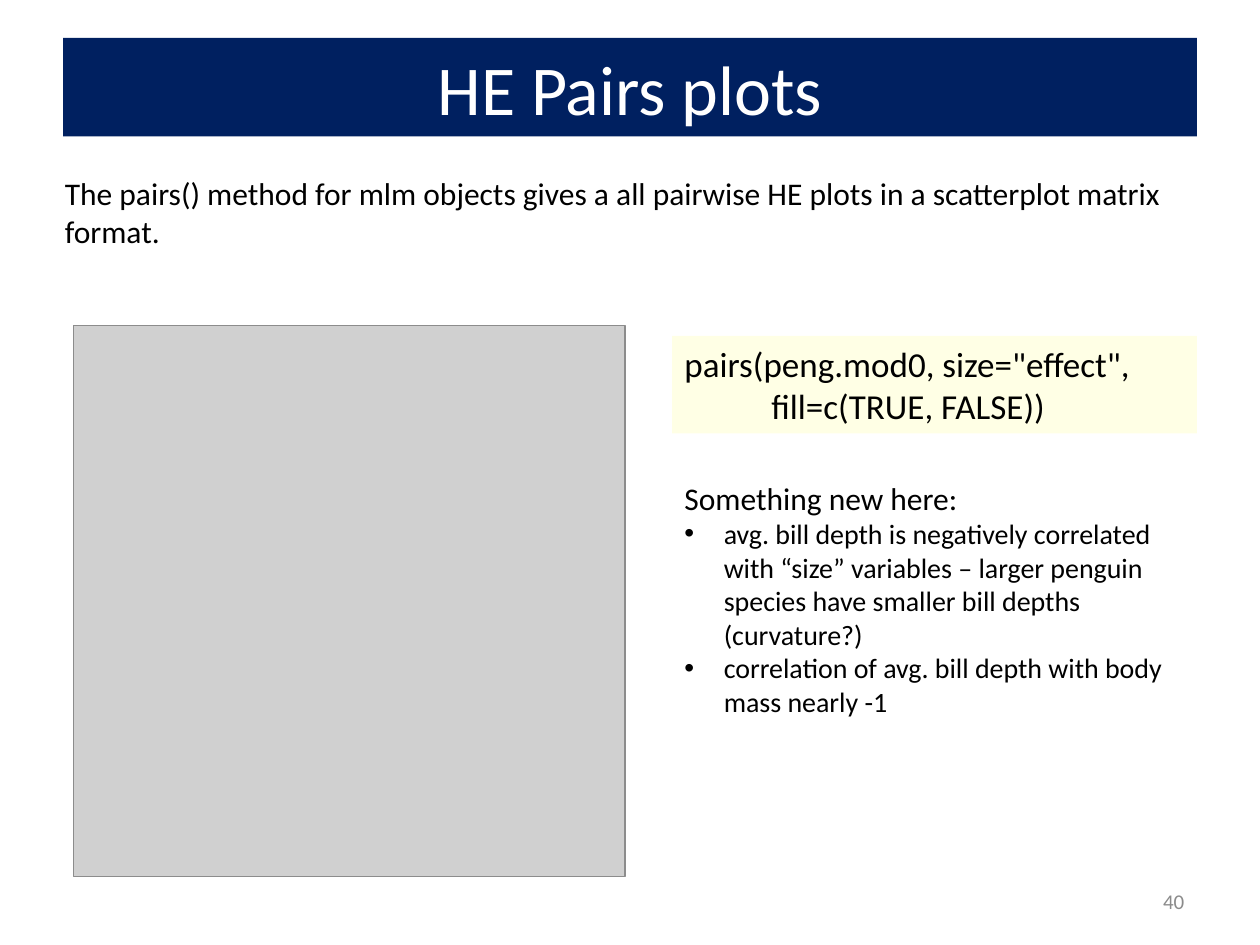
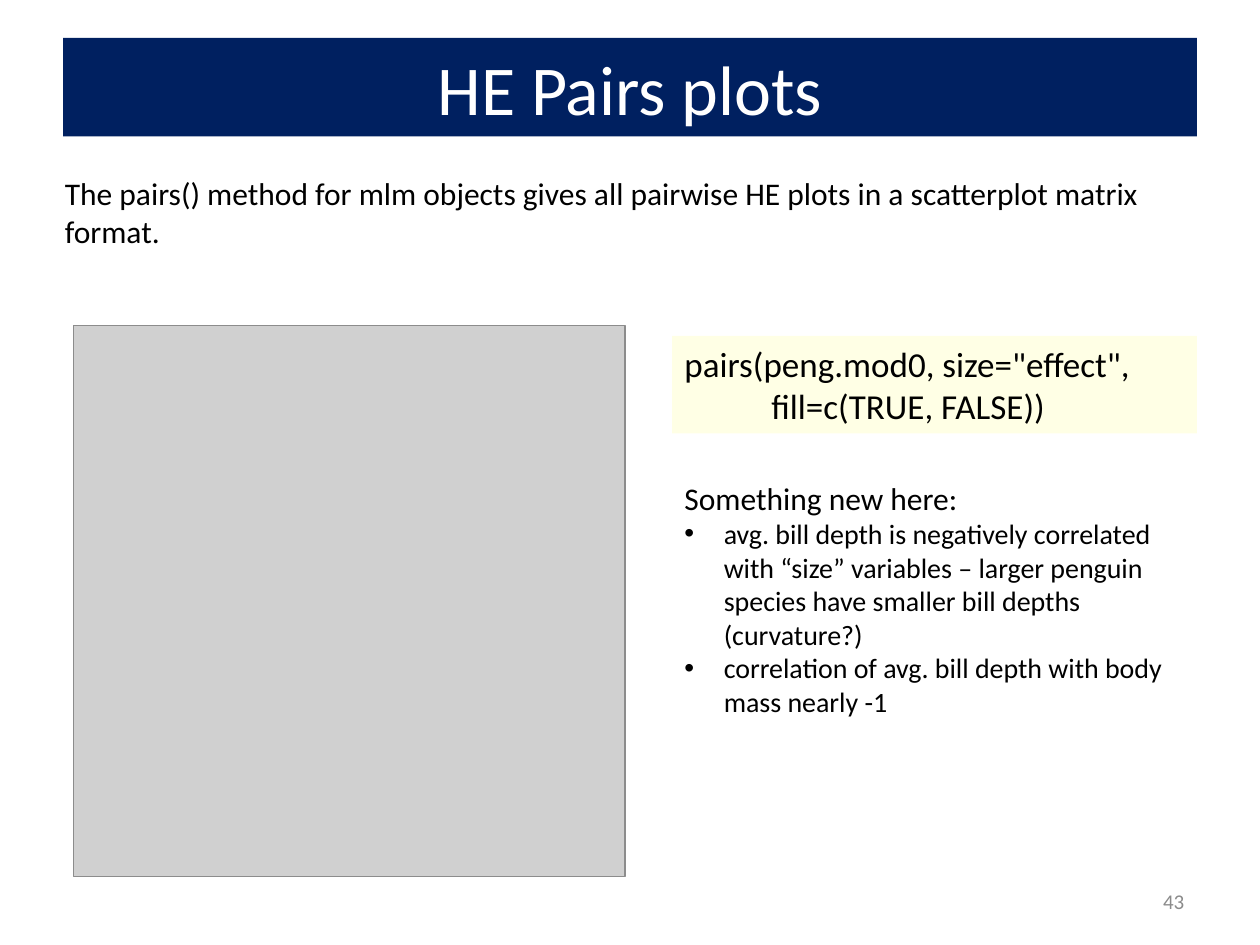
Before and after one commit to friendly/VisMLM-course, a slide deck: slide 43 of docs/lectures/lecture2.pptx (slide 40 before the commit). Drawn at 1260x945 pixels with LibreOffice and Linux fonts; fonts in the diff are those of the drawing; grey boxes stand for pictures. Boxes give left, top, right and bottom in pixels: in the first picture for what was removed or moved away, otherwise in the second. Text is boxed around its words. In the diff, an @@ line names an element or a change of style, - is before the commit and + after.

```diff
--- a/docs/lectures/lecture2.pptx
+++ b/docs/lectures/lecture2.pptx
@@ text at (65, 182, 1137, 244): text changed @@
-The pairs() method for mlm objects gives a all pairwise HE plots in a scatterplot matrix format.
+The pairs() method for mlm objects gives all pairwise HE plots in a scatterplot matrix format.
@@ page number at (1163, 895, 1184, 909): text changed @@
-40
+43
```
Also in this commit, not shown: 5 other slides changed, 3 slides added, 28 other files.
